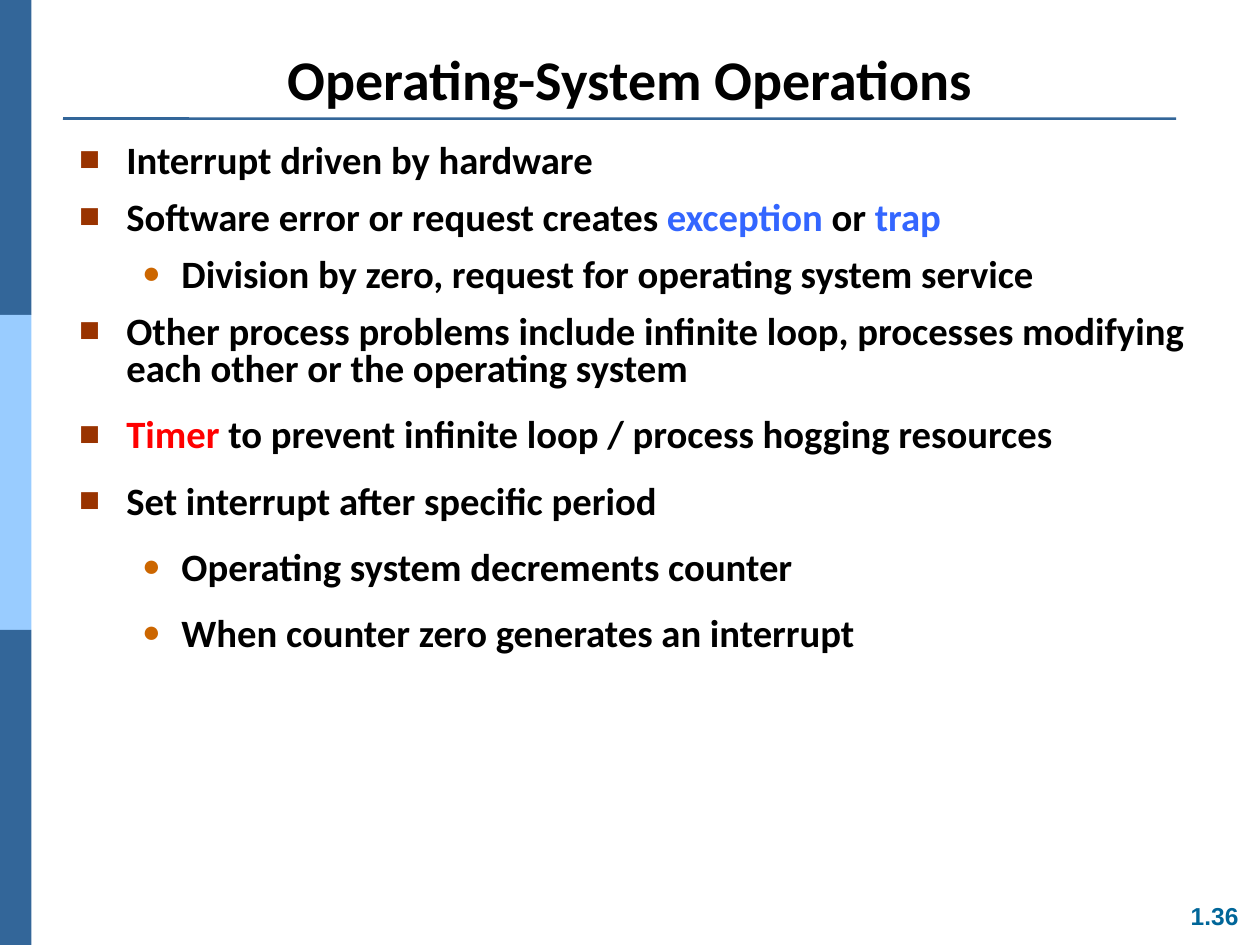
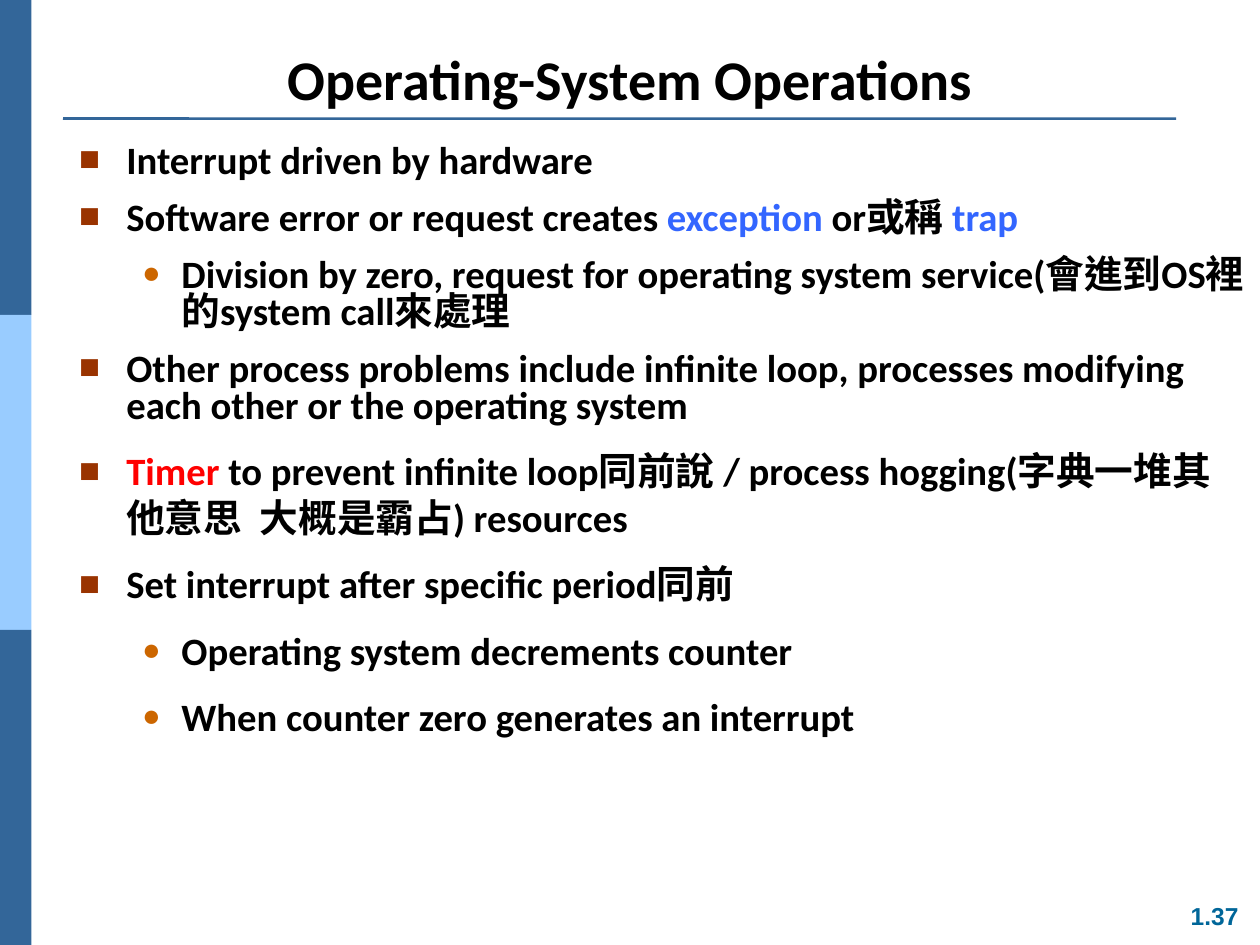
Before and after one commit to Yang09701194/OS_Learning, a slide deck: slide 37 of ch01.ppt (slide 36 before the commit). Drawn at 1260x945 pixels with LibreOffice and Linux fonts; fonts in the diff are those of the drawing. Boxes give left, top, right and bottom in pixels: in the first picture for what was removed or moved away, otherwise in the second. Text is boxed around its words. In the diff, an @@ line names an element or a change of style, - is before the commit and + after.

```diff
--- a/ch01.ppt
+++ b/ch01.ppt
@@ text at <box>126,199,1244,329</box>: text changed @@
-■ Software error or request creates exception or trap
-  ● Division by zero, request for operating system service
+■ Software error or request creates exception or或稱 trap
+  ● Division by zero, request for operating system service(會進到OS裡的system call來處理
@@ text at <box>126,453,1211,604</box>: text changed @@
-■ Timer to prevent infinite loop / process hogging resources
-■ Set interrupt after specific period
+■ Timer to prevent infinite loop同前說 / process hogging(字典一堆其他意思 大概是霸占) resources
+■ Set interrupt after specific period同前
@@ page number at <box>1191,908,1239,926</box>: text changed @@
-1.36
+1.37
```
Also in this commit, not shown: 8 other slides changed, 1 slide added.
